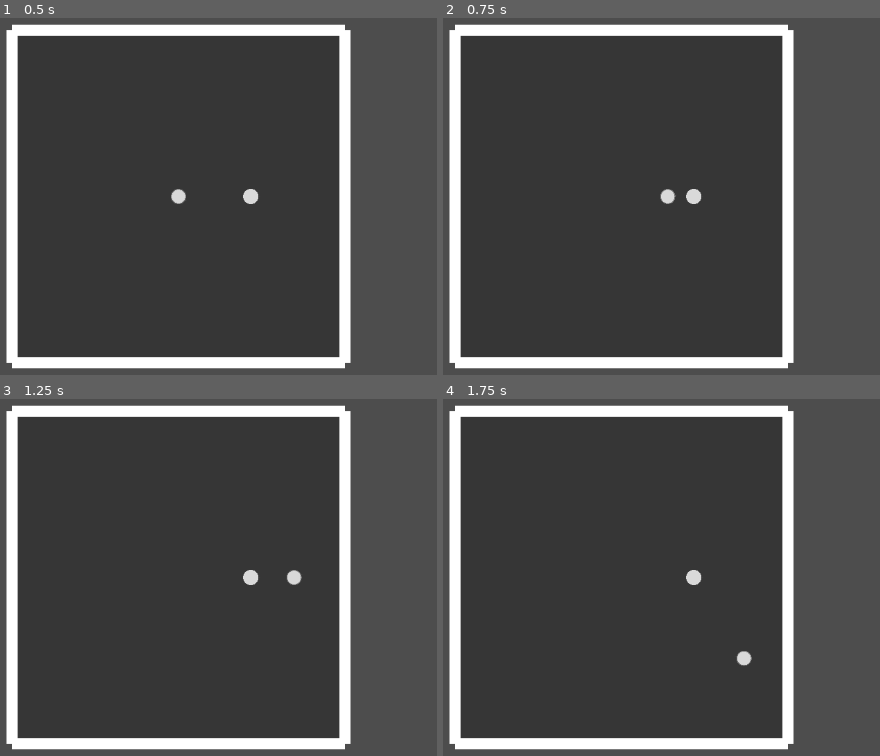
Above: before the commit, frames 1-4 (two rows, left to right).
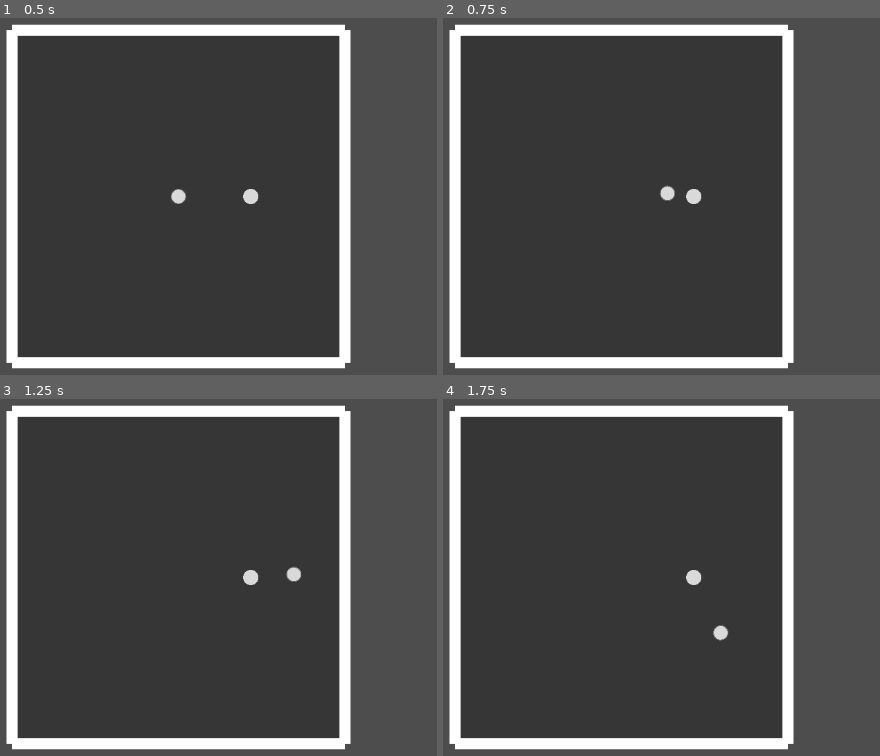
Above: after the commit, the same moments.

Repository: doanryderrhythm/thesis-1-vng-game
Game: Godot game, scene res://scenes/test/player_test_0.tscn
The game is run twice, just before and just after one commit, with the same random seed, the same clock (stepped at 60 frames per second) and the same inputs.
Inputs (mouse positions are in pixels of both pictures, inside the frame that each line leads up to):
- Up to frame 1 (0.5 s): no input
- Up to frame 2 (0.75 s): tap Enter at 0.5 s; move the mouse to (796, 175) at 0.52 s; hold Right (right) from 0.53 s (still down); tap Space (dash) at 0.6 s
- Up to frame 3 (1.25 s): keep holding Right (right)
- Up to frame 4 (1.75 s): move the mouse to (460, 598) at 1.27 s; release Right (right) at 1.28 s; hold Down (down) from 1.28 s (still down); tap Space (dash) at 1.35 s

Frame 1 is identical in both runs. In frame 2, less than 0.1% of the frame differs, in the area x 49-54%, y 46-53%; in frame 3, less than 0.1%; in frame 4, 0.2%, in the area x 61-71%, y 63-75%.

Commit message:
Made the player move towards the mouse position

Diff:
--- a/untitled-thesis-1-game/scripts/base_character/base_character.gd
+++ b/untitled-thesis-1-game/scripts/base_character/base_character.gd
@@ -24,6 +24,4 @@
 			break
 	if temp is Player:
 		queue_free()
-	else:
-		print("Enemies hurt player")
 	pass
--- a/untitled-thesis-1-game/scripts/player/player.gd
+++ b/untitled-thesis-1-game/scripts/player/player.gd
@@ -52,7 +52,11 @@
 		Input.get_action_strength(ValueStorer.key_down) - Input.get_action_strength(ValueStorer.key_up)
 	)
 
-	direction_vector = input_vector.normalized()
+	if state != PlayerState.DASH:
+		direction_vector = input_vector.normalized()
+	else:
+		direction_vector = Vector2(cos(rotation), sin(rotation))
+
 	velocity = ValueStorer.velocity * _move_rate * direction_vector
 	move_and_slide()
 
@@ -78,11 +82,11 @@
 func state_check() -> void:
 	if direction_vector == Vector2.ZERO:
 		state = PlayerState.IDLE
+
+	if _is_dash:
+		state = PlayerState.DASH
 	else:
-		if _is_dash:
-			state = PlayerState.DASH
-		else:
-			state = PlayerState.MOVE
+		state = PlayerState.MOVE
 	pass
 
 func set_up_player() -> void:
